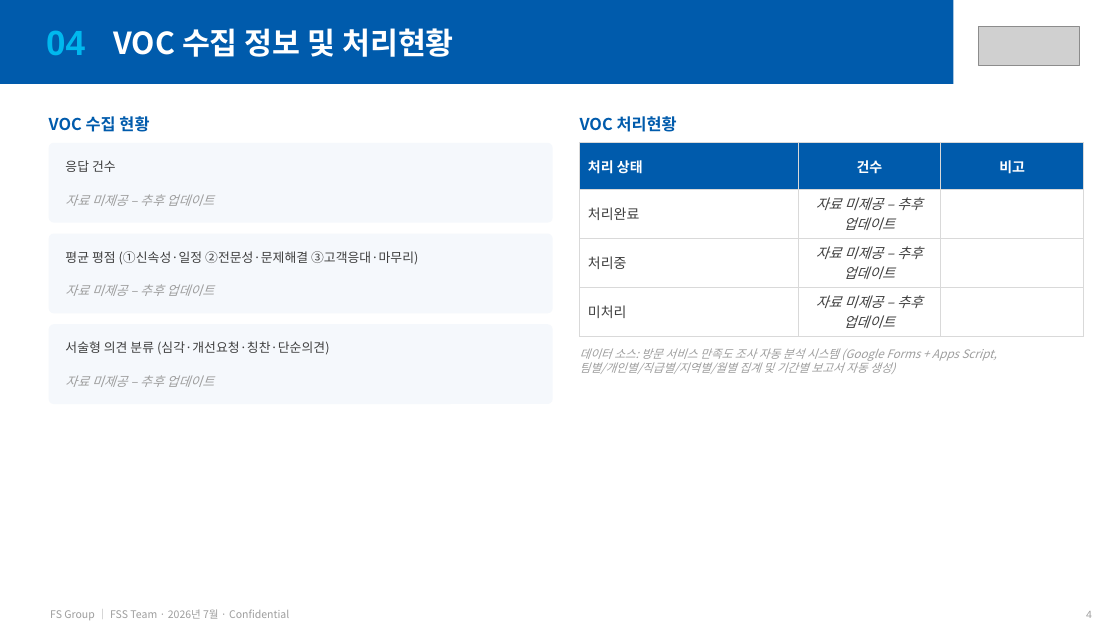
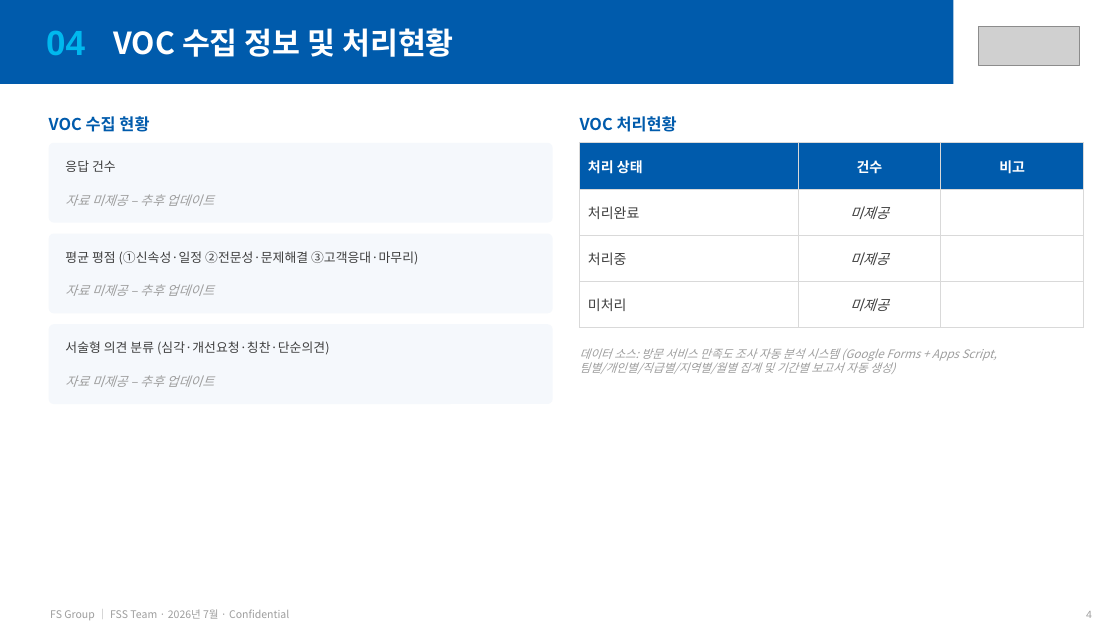
Before and after one commit to balhm12/Sysmex-schedule, a slide deck: slide 4 of reports/FSG_월간서비스보고_202607/FSG_월간서비스보고_202607.pptx. Drawn at 1120x630 pixels with LibreOffice and Linux fonts; fonts in the diff are those of the drawing; grey boxes stand for pictures. Boxes give left, top, right and bottom in pixels: in the first picture for what was removed or moved away, otherwise in the second. Text is boxed around its words. In the diff, an @@ line names an element or a change of style, - is before the commit and + after.

```diff
--- a/reports/FSG_월간서비스보고_202607/FSG_월간서비스보고_202607.pptx
+++ b/reports/FSG_월간서비스보고_202607/FSG_월간서비스보고_202607.pptx
@@ table at [580,143,1084,315] @@
-row 2, column 2: 자료 미제공 – 추후 업데이트
+row 2, column 2: 미제공
-row 3, column 2: 자료 미제공 – 추후 업데이트
+row 3, column 2: 미제공
-row 4, column 2: 자료 미제공 – 추후 업데이트
+row 4, column 2: 미제공
```
Also in this commit, not shown: 1 other slide changed, 1 other file.
